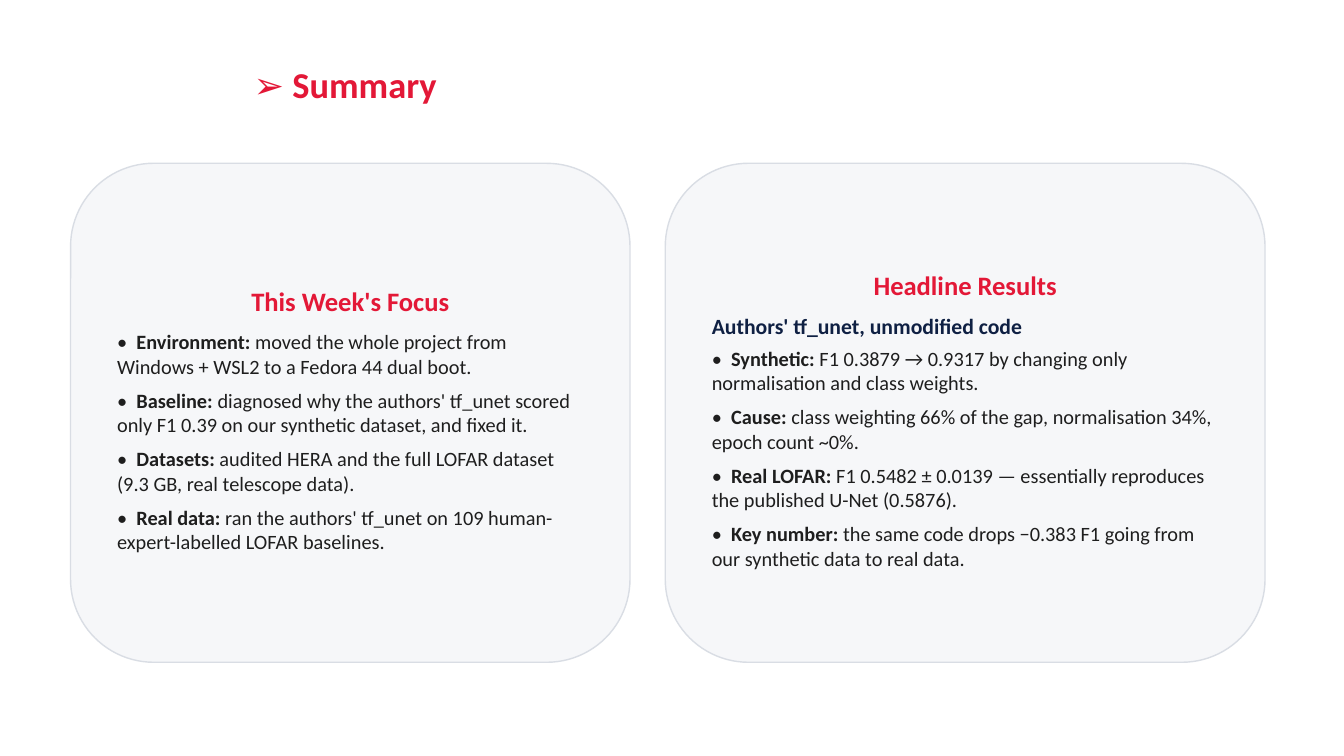
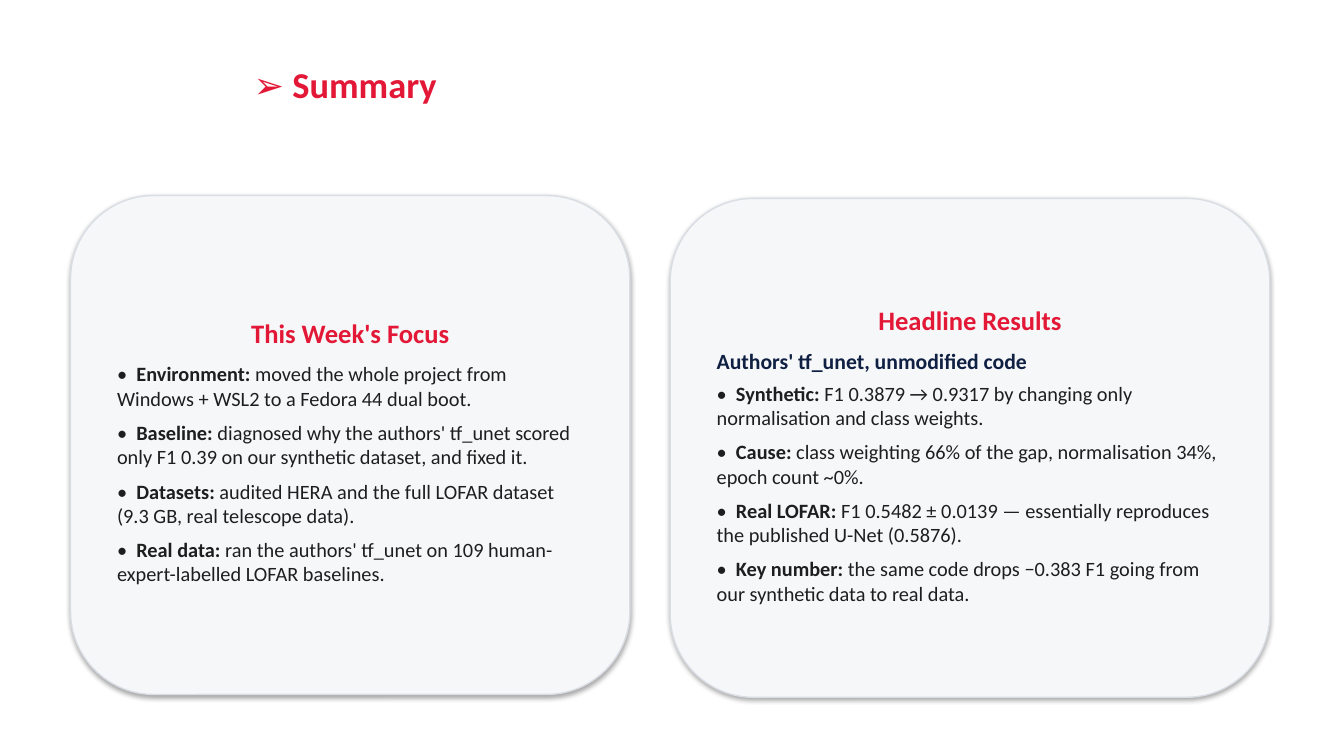
Before and after one commit to RonakSinghRaina/MP, a slide deck: slide 2 of Weekly_Report_Week5_DiL_Lab.pptx. Drawn at 1344x756 pixels with LibreOffice and Linux fonts; fonts in the diff are those of the drawing; background and template pictures are left out. Boxes give left, top, right and bottom in pixels: in the first picture for what was removed or moved away, otherwise in the second. Text is boxed around its words. In the diff, an @@ line names an element or a change of style, - is before the commit and + after.

```diff
--- a/Weekly_Report_Week5_DiL_Lab.pptx
+++ b/Weekly_Report_Week5_DiL_Lab.pptx
@@ rounded rectangle "This Week's Focus" moved from (x1=71, y1=163, x2=630, y2=662) to (x1=71, y1=196, x2=630, y2=695) @@
@@ rounded rectangle "This Week's Focus" at (x1=71, y1=196, x2=630, y2=695): shadow on; proportions changed @@
@@ rounded rectangle "Headline Results" at (x1=670, y1=199, x2=1270, y2=698): shadow on; proportions changed @@
@@ rounded rectangle "Headline Results" moved from (x1=665, y1=163, x2=1265, y2=662) to (x1=670, y1=199, x2=1270, y2=698) @@
```
Also in this commit, not shown: 10 other slides changed, 1 slide added, 4 slides removed, 2 other files.
